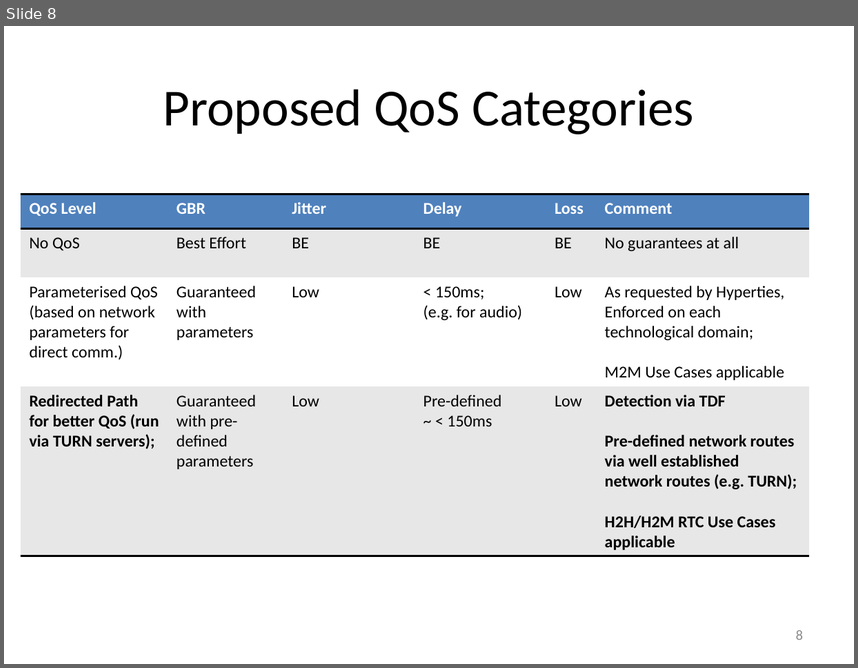
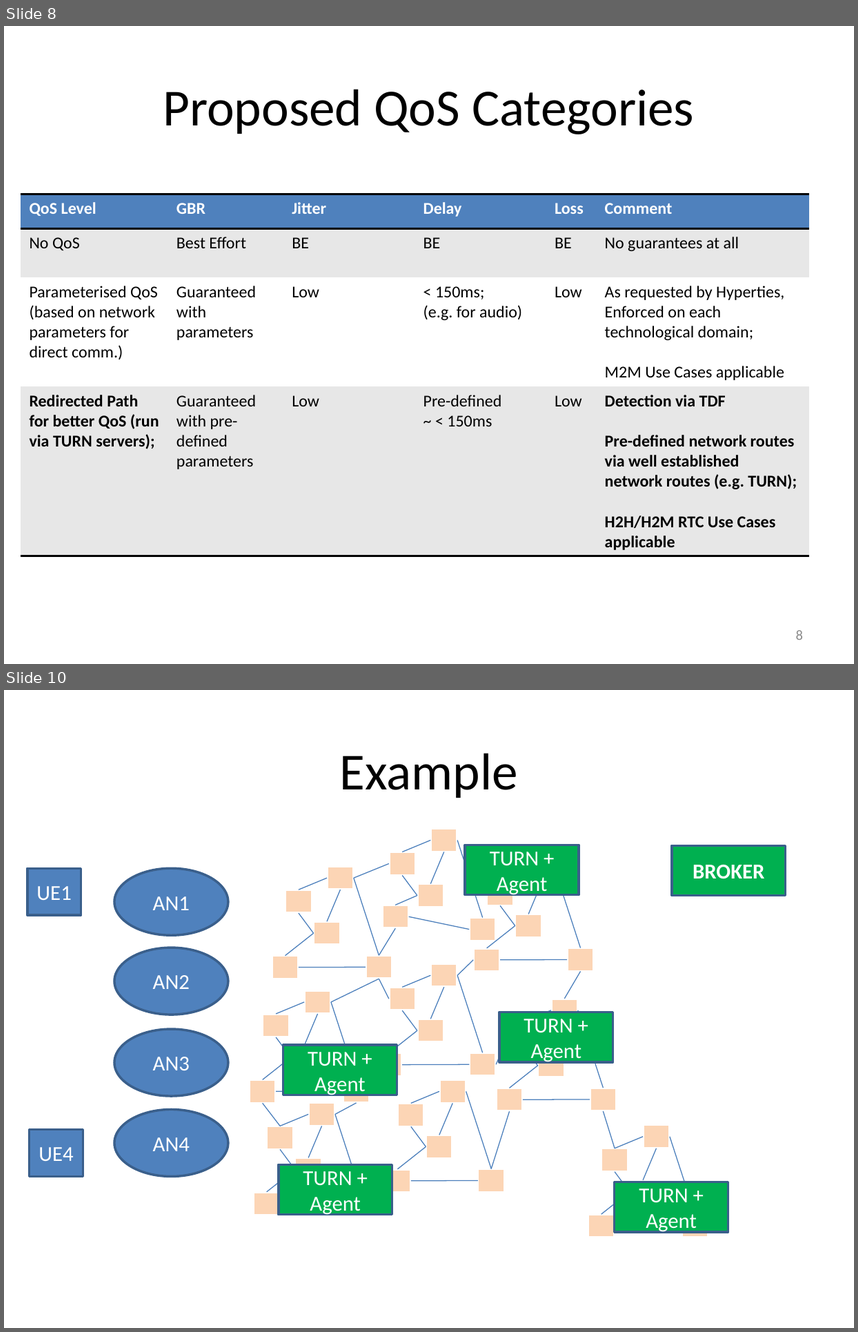
Before and after one commit to reTHINK-project/core-framework, a slide deck: docs/meetings/WP3.3/architectures_solutions_new.pptx. Shown one above the other, each under a label of ours: slide 8 before the commit, slides 8 and 10 after it; the slides between them are not shown. The pictures are 858x668 and 858x1332 pixels, drawn with LibreOffice and Linux fonts; fonts in the diff are those of the drawing. Boxes give left, top, right and bottom in pixels: in the first picture for what was removed or moved away, otherwise in the second. Text is boxed around its words. In the diff, an @@ line names an element or a change of style, - is before the commit and + after.

Commit message:
Metric Discussion for feasible TURN Services

```diff
--- a/docs/meetings/WP3.3/architectures_solutions_new.pptx
+++ b/docs/meetings/WP3.3/architectures_solutions_new.pptx
@@ slide 10 added at (4, 690, 854, 1328), background #FFFFFF @@
@@ title added at (340, 753, 518, 798), 44 pt, text #000000 @@
+Example
@@ group added at (382, 829, 495, 942): 6 lines, 5 rectangles @@
@@ rectangle added at (465, 845, 579, 895), fill #00B050, outline #3A5F8C 2 pt, 18 pt, text #FFFFFF @@
+TURN + Agent
@@ rectangle added at (672, 845, 786, 896), fill #00B050, outline #3A5F8C 2 pt, 18 pt, text #FFFFFF, bold @@
+BROKER
@@ rectangle added at (27, 869, 81, 915), fill #4F81BD, outline #3A5F8C 2 pt, 18 pt, text #FFFFFF @@
+UE1
@@ ellipse added at (114, 869, 228, 936), fill #4F81BD, outline #3A5F8C 2 pt, 18 pt, text #FFFFFF @@
+AN1
@@ line added from (353, 878) to (389, 863), #4B7EBC 0.75 pt @@
@@ group added at (473, 870, 593, 972): 5 lines, 4 rectangles @@
@@ group added at (272, 866, 392, 979): 6 lines, 5 rectangles @@
@@ line added from (395, 928) to (379, 955), #4B7EBC 0.75 pt @@
@@ ellipse added at (114, 947, 228, 1015), fill #4F81BD, outline #3A5F8C 2 pt, 18 pt, text #FFFFFF @@
+AN2
@@ line added from (331, 1002) to (379, 979), #4B7EBC 0.75 pt @@
@@ line added from (379, 979) to (389, 998), #4B7EBC 0.75 pt @@
@@ group added at (375, 964, 495, 1077): 6 lines, 5 rectangles @@
@@ line added from (457, 975) to (473, 960), #4B7EBC 0.75 pt @@
@@ line added from (564, 998) to (580, 972), #4B7EBC 0.75 pt @@
@@ group added at (249, 990, 370, 1103): 6 lines, 5 rectangles @@
@@ rectangle added at (499, 1012, 613, 1063), fill #00B050, outline #3A5F8C 2 pt, 18 pt, text #FFFFFF @@
+TURN + Agent
@@ group added at (496, 998, 616, 1112): 5 lines, 4 rectangles @@
@@ ellipse added at (114, 1029, 228, 1096), fill #4F81BD, outline #3A5F8C 2 pt, 18 pt, text #FFFFFF @@
+AN3
@@ line added from (510, 1034) to (496, 1064), #4B7EBC 0.75 pt @@
@@ rectangle added at (283, 1045, 397, 1094), fill #00B050, outline #3A5F8C 2 pt, 18 pt, text #FFFFFF @@
+TURN + Agent
@@ line added from (263, 1103) to (280, 1126), #4B7EBC 0.75 pt @@
@@ line added from (335, 1114) to (356, 1103), #4B7EBC 0.75 pt @@
@@ group added at (384, 1079, 504, 1192): 6 lines, 5 rectangles @@
@@ ellipse added at (114, 1109, 228, 1176), fill #4F81BD, outline #3A5F8C 2 pt, 18 pt, text #FFFFFF @@
+AN4
@@ group added at (253, 1103, 374, 1215): 5 rectangles, 5 lines @@
@@ line added from (510, 1111) to (491, 1169), #4B7EBC 0.75 pt @@
@@ line added from (604, 1111) to (615, 1148), #4B7EBC 0.75 pt @@
@@ rectangle added at (30, 1130, 83, 1176), fill #4F81BD, outline #3A5F8C 2 pt, 18 pt, text #FFFFFF @@
+UE4
@@ group added at (588, 1125, 708, 1237): 6 lines, 5 rectangles @@
@@ rectangle added at (279, 1164, 392, 1214), fill #00B050, outline #3A5F8C 2 pt, 18 pt, text #FFFFFF @@
+TURN + Agent
@@ rectangle added at (615, 1181, 728, 1232), fill #00B050, outline #3A5F8C 2 pt, 18 pt, text #FFFFFF @@
+TURN + Agent
```
Also in this commit, not shown: 11 other slides added.
